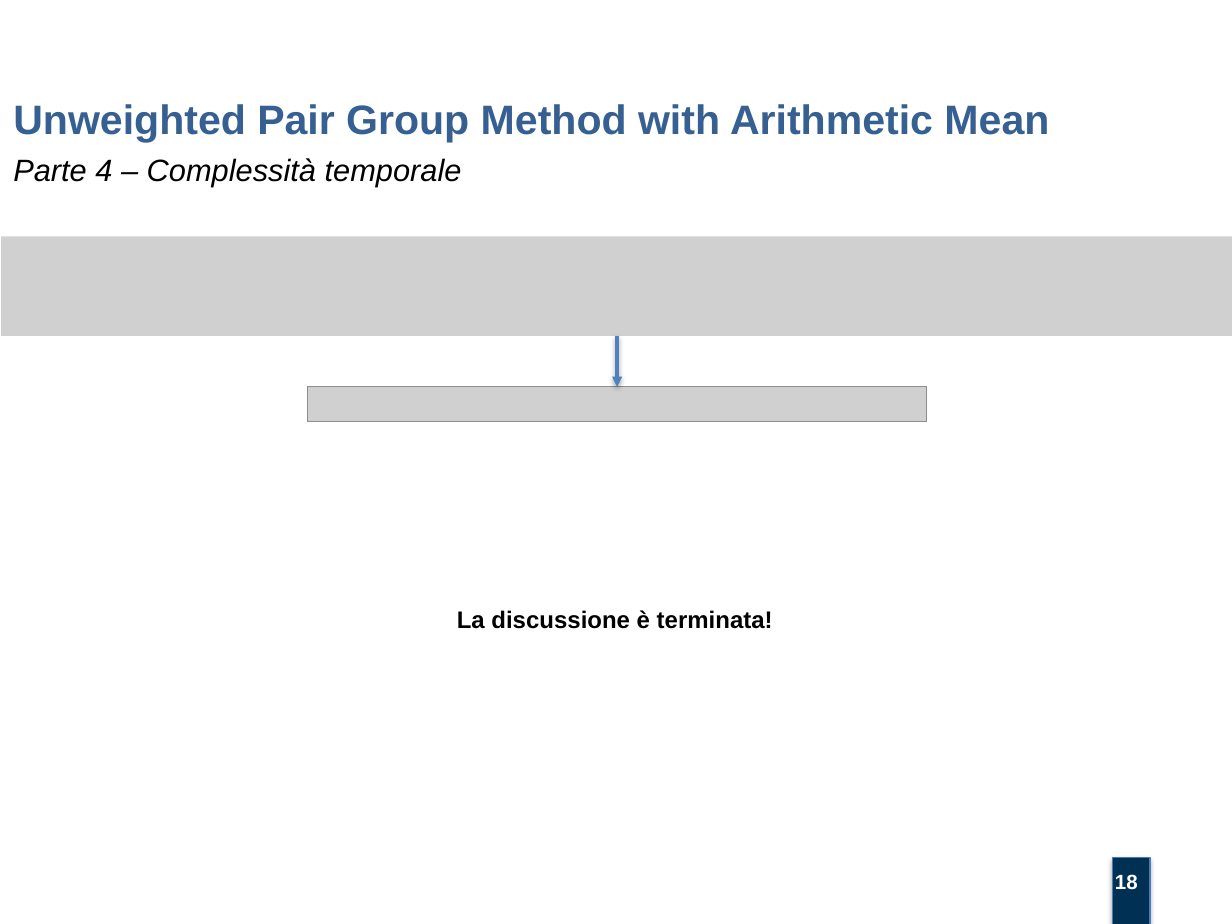
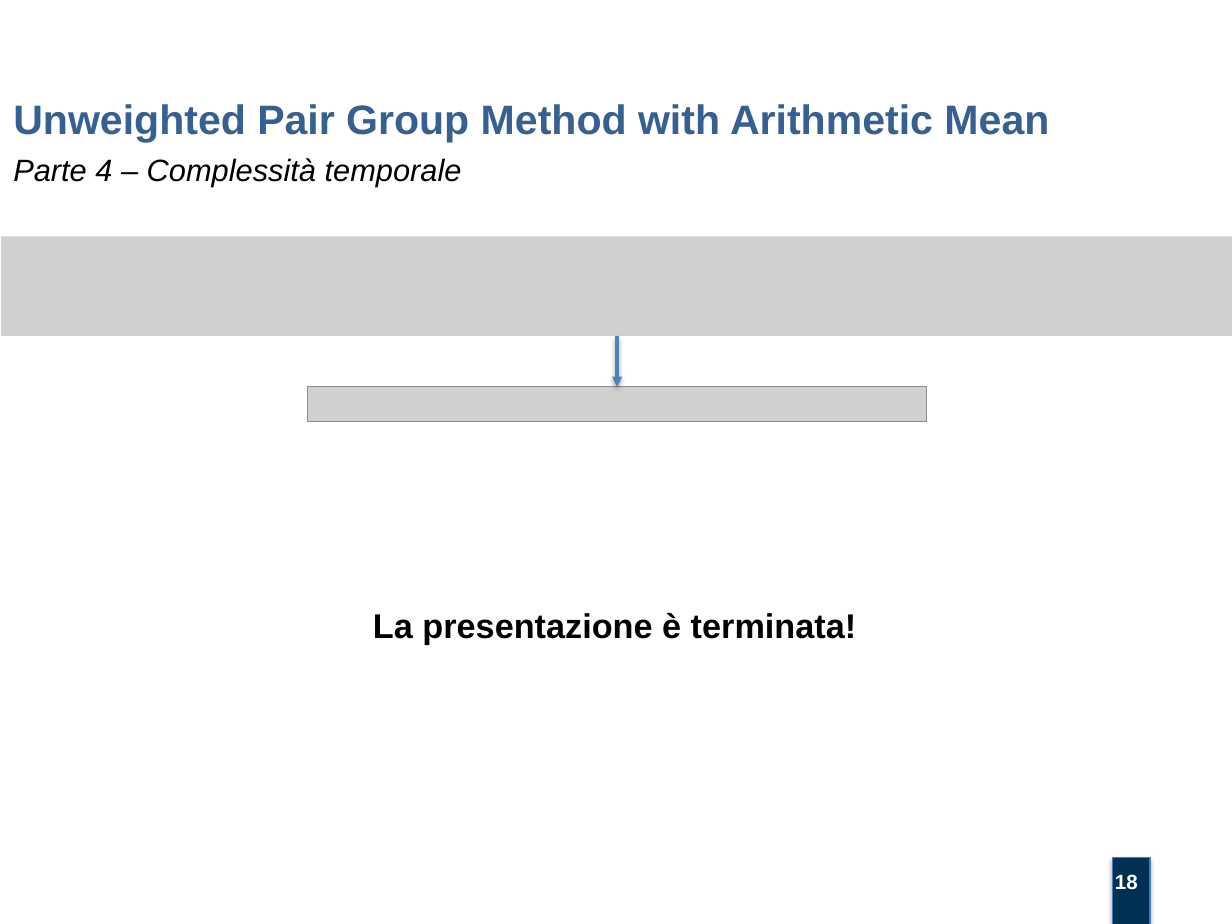
Before and after one commit to mtortoli/Thesis, a slide deck: slide 18 of Discussione Laurea/Slides v.1.0.pptx. Drawn at 1232x924 pixels with LibreOffice and Linux fonts; fonts in the diff are those of the drawing; grey boxes stand for pictures; background and template pictures are left out. Boxes give left, top, right and bottom in pixels: in the first picture for what was removed or moved away, otherwise in the second. Text is boxed around its words. In the diff, an @@ line names an element or a change of style, - is before the commit and + after.

```diff
--- a/Discussione Laurea/Slides v.1.0.pptx
+++ b/Discussione Laurea/Slides v.1.0.pptx
@@ text at bbox=[373, 613, 857, 645]: text changed; size 14 to 20 pt @@
-La discussione è terminata!
+La presentazione è terminata!
```
Also in this commit, not shown: 2 other slides changed, 1 other file.
